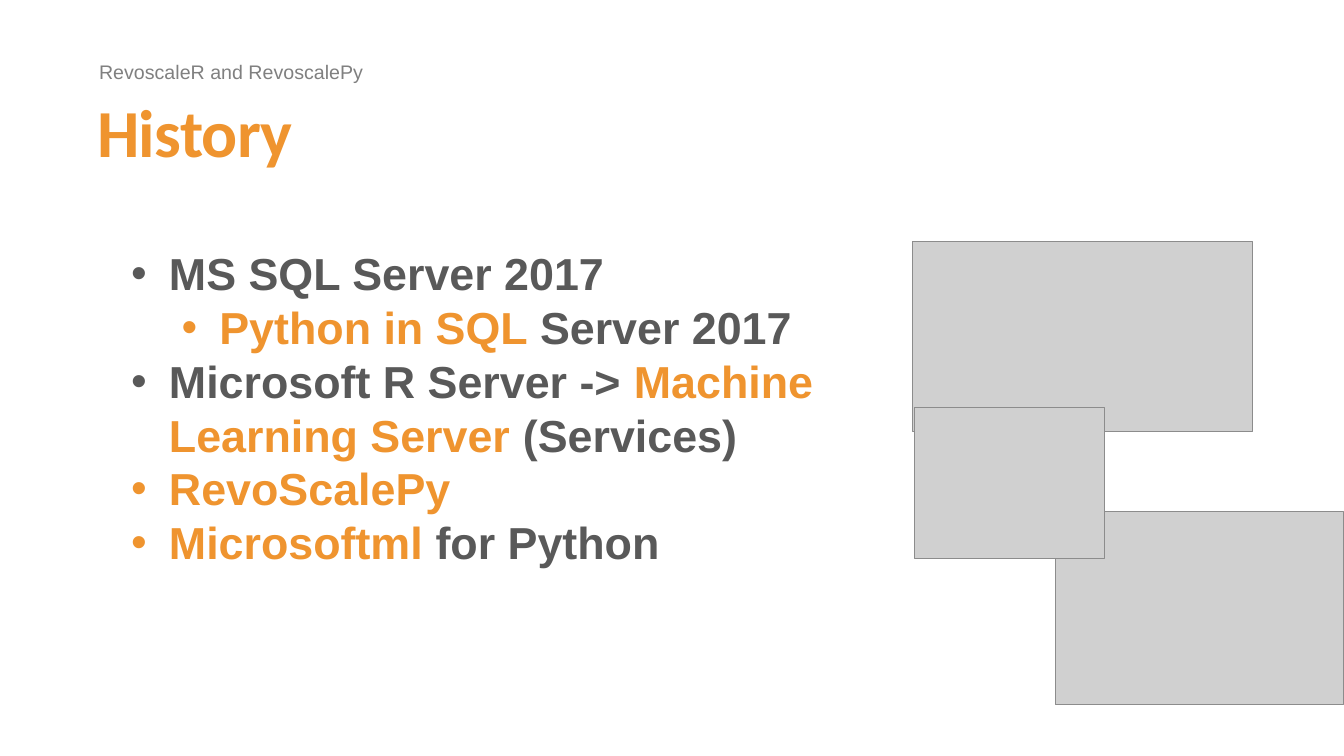
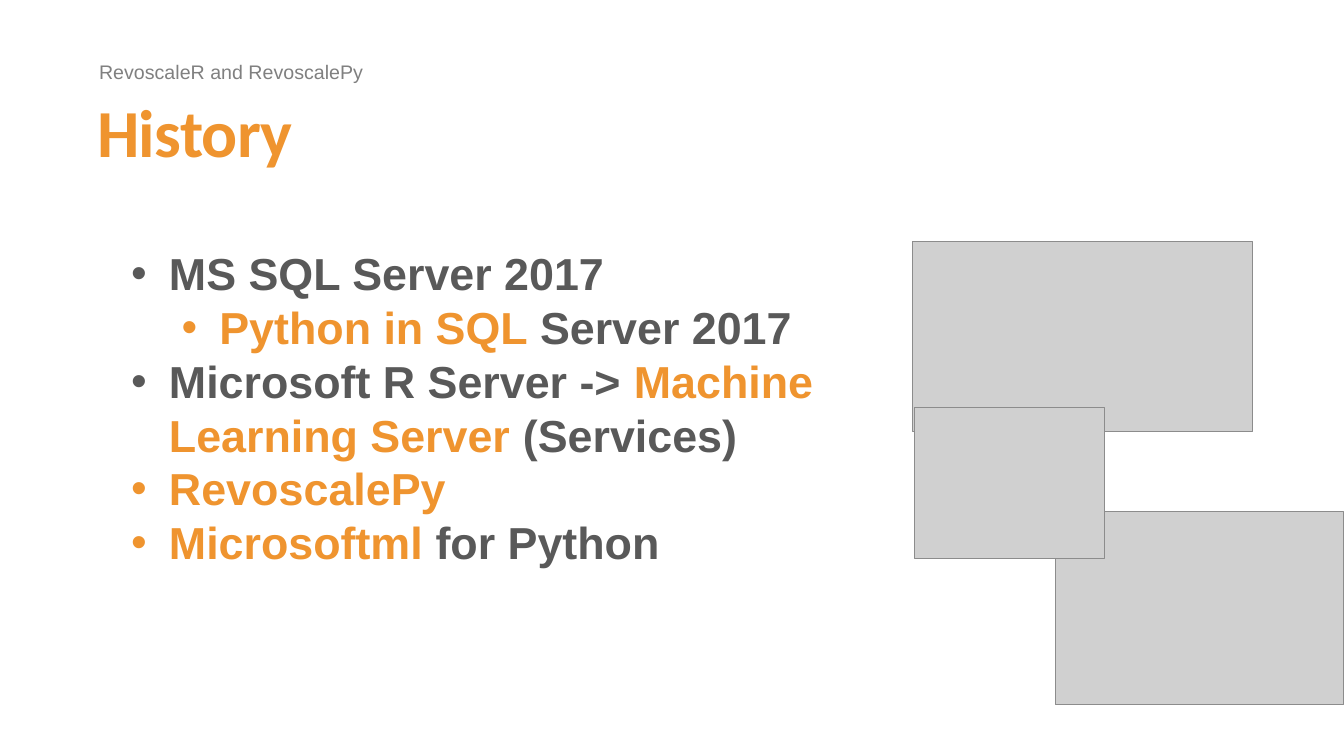
Before and after one commit to cloud4yourdata/demos, a slide deck: slide 9 of 4DevKatowice2018/MLRevoscale/RevolutionInAnalyticsWitRevoscale.pptx. Drawn at 1344x756 pixels with LibreOffice and Linux fonts; fonts in the diff are those of the drawing; grey boxes stand for pictures; background and template pictures are left out. Boxes give left, top, right and bottom in pixels: in the first picture for what was removed or moved away, otherwise in the second. Text is boxed around its words. In the diff, an @@ line names an element or a change of style, - is before the commit and + after.

```diff
--- a/4DevKatowice2018/MLRevoscale/RevolutionInAnalyticsWitRevoscale.pptx
+++ b/4DevKatowice2018/MLRevoscale/RevolutionInAnalyticsWitRevoscale.pptx
@@ text at (169,472,446,514): text changed @@
-• RevoScalePy
+• RevoscalePy
```
Also in this commit, not shown: 9 other slides changed, 1 slide added, 29 other files.
